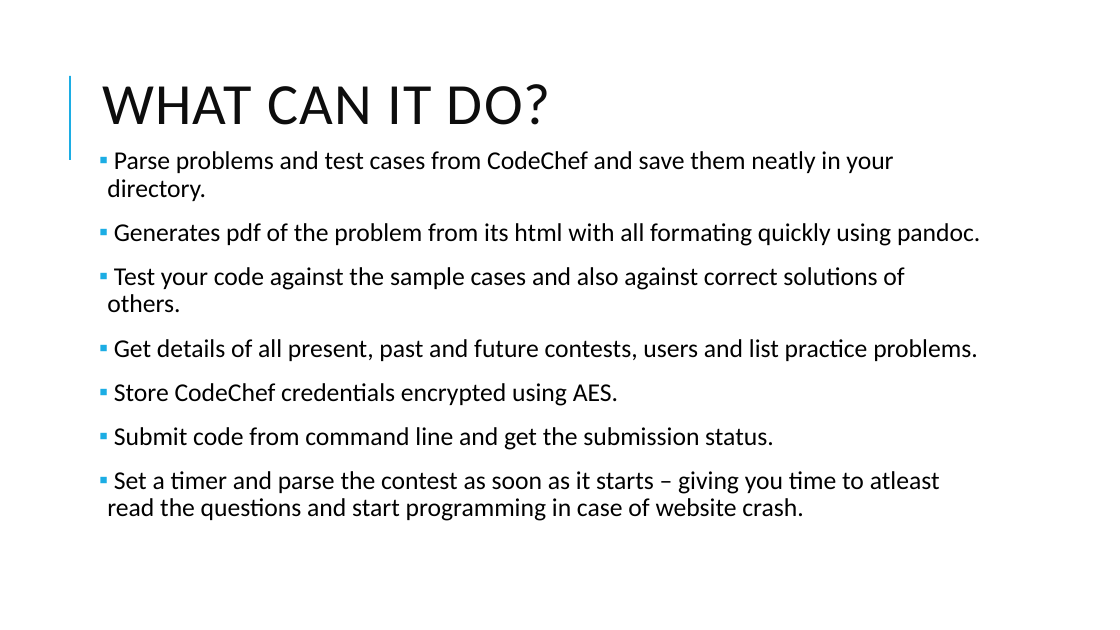
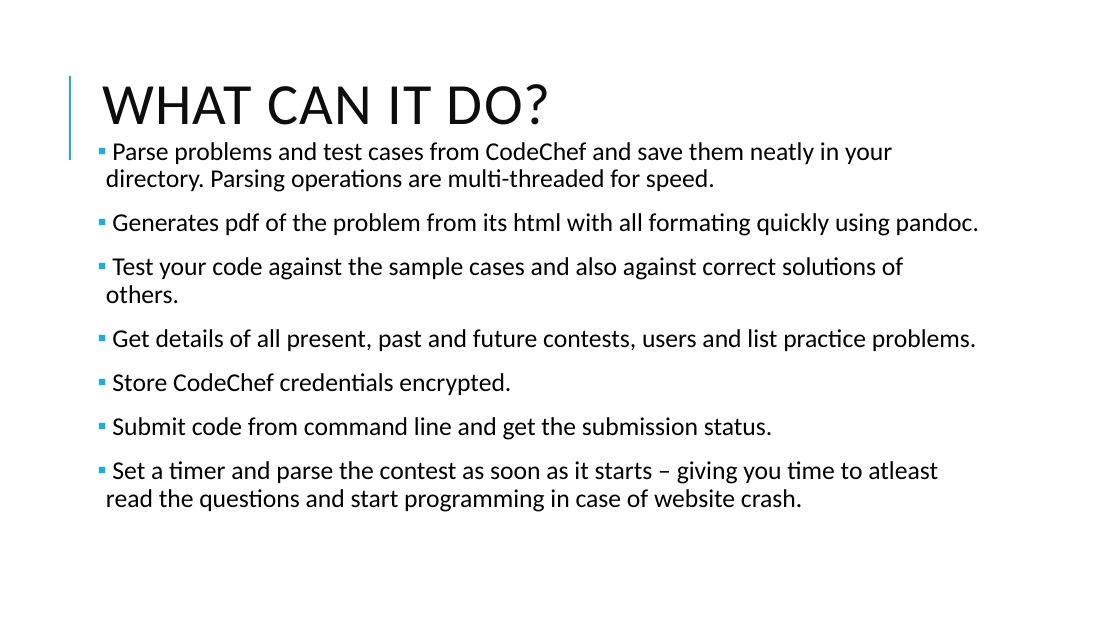
Before and after one commit to IshaanG/CodeChef-Buddy, a slide deck: slide 4 of Codechef buddy1.odp. Drawn at 1120x630 pixels with LibreOffice and Linux fonts; fonts in the diff are those of the drawing. Boxes give left, top, right and bottom in pixels: in the first picture for what was removed or moved away, otherwise in the second. Text is boxed around its words. In the diff, an @@ line names an element or a change of style, - is before the commit and + after.

```diff
--- a/Codechef buddy1.odp
+++ b/Codechef buddy1.odp
@@ text "Parse problems and test cases ..." moved from (x1=107, y1=151, x2=980, y2=521) to (x1=106, y1=142, x2=979, y2=512) @@
@@ text at (x1=106, y1=142, x2=892, y2=192): text changed @@
-▪ Parse problems and test cases from CodeChef and save them neatly in your directory.
+▪ Parse problems and test cases from CodeChef and save them neatly in your directory. Parsing operations are multi-threaded for speed.
@@ text at (x1=112, y1=373, x2=511, y2=395): text changed @@
-▪ Store CodeChef credentials encrypted using AES.
+▪ Store CodeChef credentials encrypted.
```
Also in this commit, not shown: 2 other slides changed, 5 other files.
